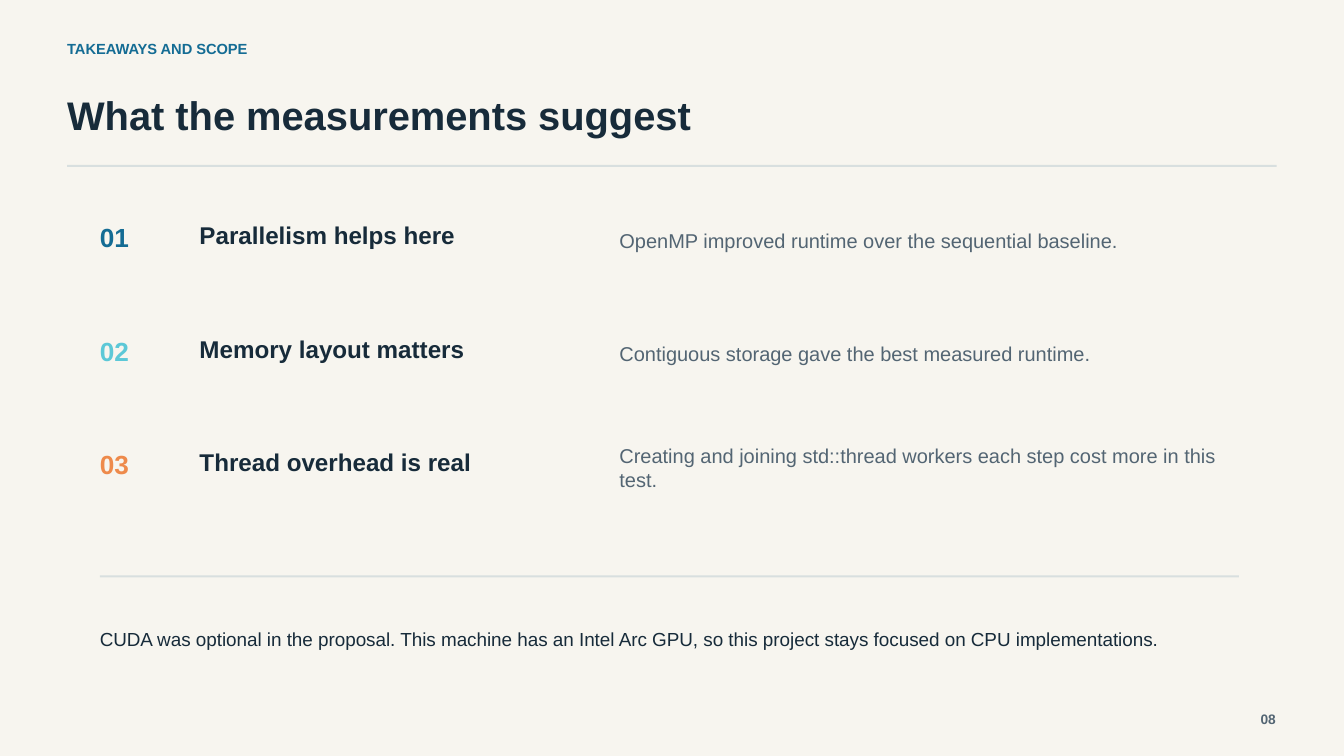
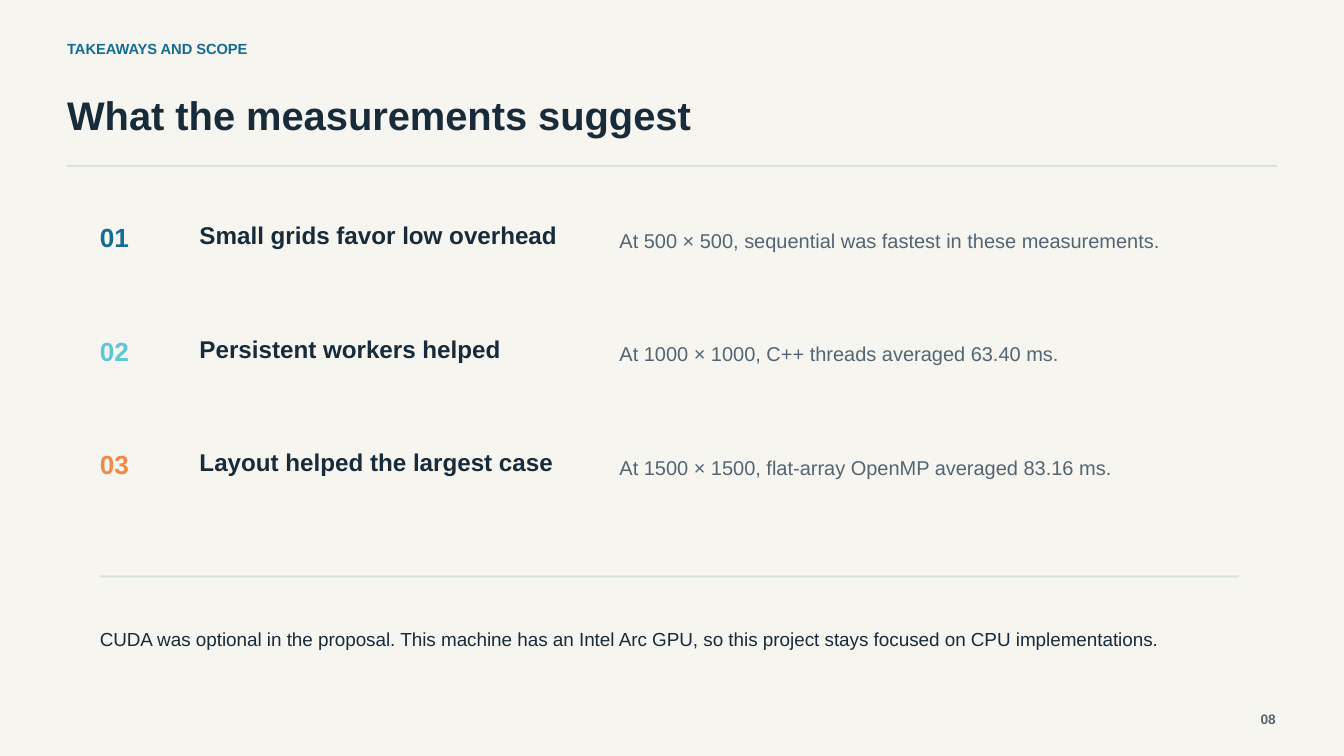
Before and after one commit to Avinash366/heat-equation-solver, a slide deck: slide 8 of deliverables/heat_diffusion_project_presentation.pptx. Drawn at 1344x756 pixels with LibreOffice and Linux fonts; fonts in the diff are those of the drawing. Boxes give left, top, right and bottom in pixels: in the first picture for what was removed or moved away, otherwise in the second. Text is boxed around its words. In the diff, an @@ line names an element or a change of style, - is before the commit and + after.

```diff
--- a/deliverables/heat_diffusion_project_presentation.pptx
+++ b/deliverables/heat_diffusion_project_presentation.pptx
@@ text at [199,226,556,249]: text changed @@
-Parallelism helps here
+Small grids favor low overhead
@@ text at [619,233,1160,252]: text changed @@
-OpenMP improved runtime over the sequential baseline.
+At 500 × 500, sequential was fastest in these measurements.
@@ text at [199,340,500,363]: text changed @@
-Memory layout matters
+Persistent workers helped
@@ text at [619,346,1058,365]: text changed @@
-Contiguous storage gave the best measured runtime.
+At 1000 × 1000, C++ threads averaged 63.40 ms.
@@ text at [199,453,553,476]: text changed @@
-Thread overhead is real
+Layout helped the largest case
@@ text at [619,460,1111,479]: text changed @@
-Creating and joining std::thread workers each step cost more in this test.
+At 1500 × 1500, flat-array OpenMP averaged 83.16 ms.
```
Also in this commit, not shown: 3 other slides changed, 13 other files.
